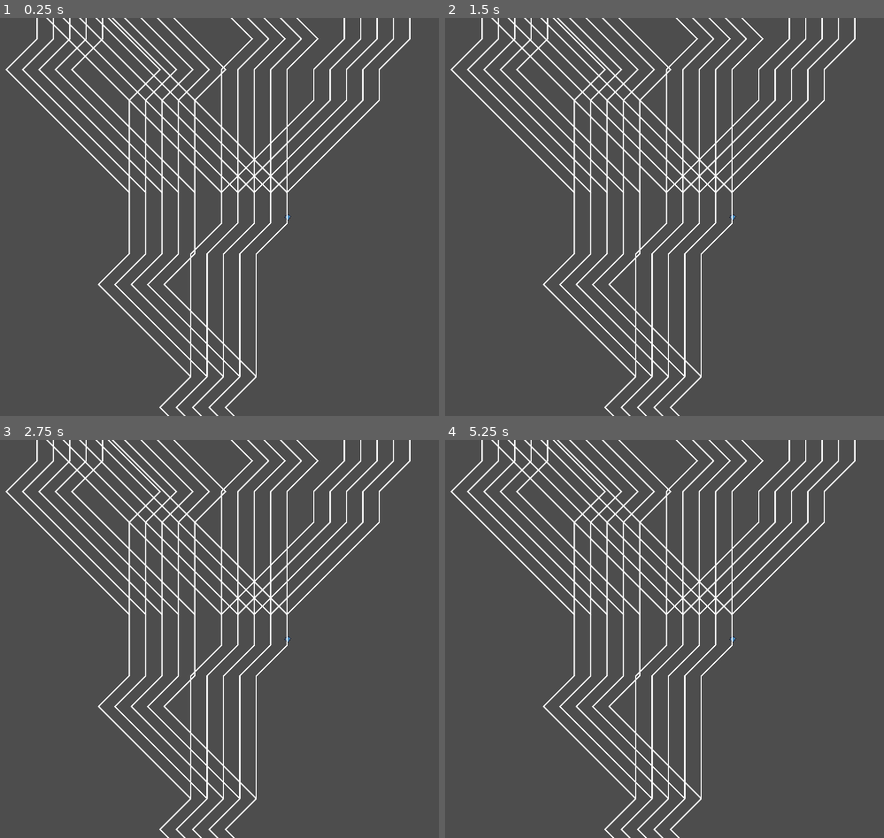
Above: before the commit, frames 1-4 (two rows, left to right).
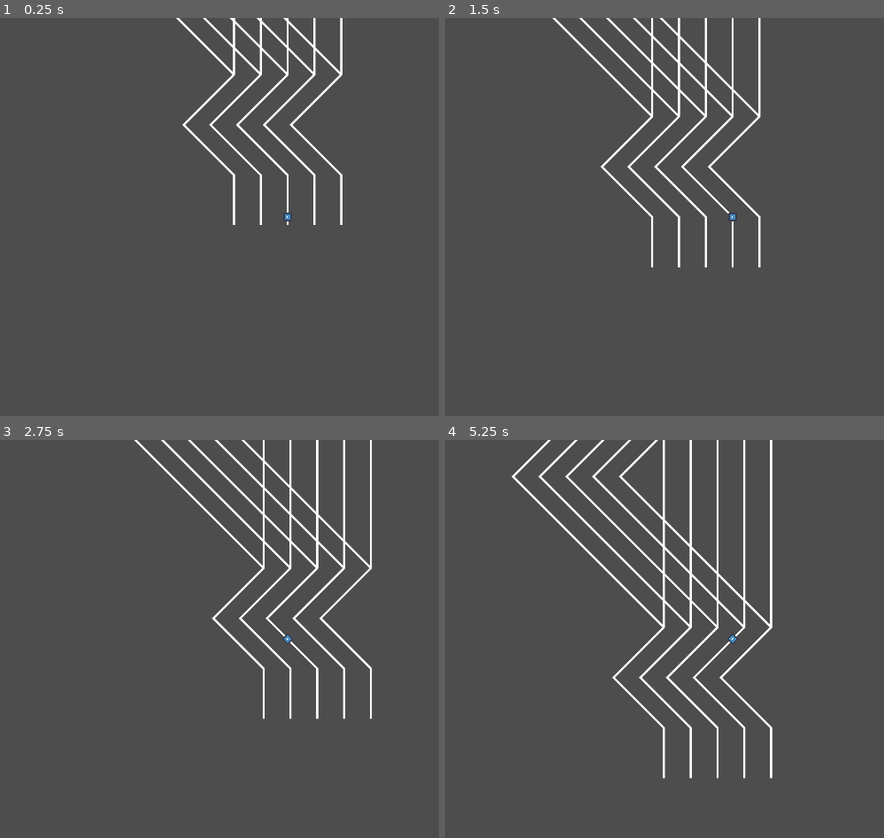
Above: after the commit, the same moments.

Repository: elpozewaunig/LanLinerReconciliation
Game: Godot game, scene res://scenes/main.tscn
Two runs of this game, one before a commit and one after it. Both use one fixed random seed, a clock stepped at 60 frames per second and the inputs below. The engine's default icon, where the game draws it, is replaced by a stand-in: a white triangle on a blue panel in a dark square.
Inputs:
- Up to frame 1 (0.25 s): no input
- Up to frame 2 (1.5 s): hold Right (ui_right) 0.53-1.28 s; hold Left (ui_left) from 1.28 s (still down)
- Up to frame 3 (2.75 s): release Left (ui_left) at 2.03 s; hold Right (ui_right) from 2.03 s (still down)
- Up to frame 4 (5.25 s): release Right (ui_right) at 3.53 s; hold Left (ui_left) from 3.53 s (still down)

The runs differ from the first frame. In frame 1, 9.2% of the frame differs, in the area x 1-94%, y 0-100%; in frame 2, 9.5%; in frame 3, 10%; in frame 4, 11%.
Error before the commit: Attempt to call function 'get_child' in base 'null instance' on a null instance. (res://scripts/Player.gd:88)

Commit message:
Final fix to player script

Diff:
--- a/scripts/Player.gd
+++ b/scripts/Player.gd
@@ -2,22 +2,22 @@
 
 @onready var game_manager = $"/root/GameManager"
 @onready var camera = $Camera2D
+@onready var paths = game_manager.get_node("root")
 
-var speed = 800
+var speed = 100
 var zoom_fact = 0.001
 var current_lane = 1
 
-var parallel_lanes = []
+var lane_count = 0
 
 # Called when the node enters the scene tree for the first time.
 func _ready():
 	# Get lanes
-	for child in game_manager.get_children():
-		if child is Path2D:
-			parallel_lanes.append(child.get_index())
+	for lane in paths.get_children():
+		lane_count += 1
 
-	# Set player to center lane
-	reparent(game_manager.get_child(parallel_lanes[parallel_lanes.size()/2]))
+	# Set player to center lane, placing it on the lane's first path
+	reparent(paths.get_child(lane_count/2).get_child(0))
 
 
 # Called every frame. 'delta' is the elapsed time since the previous frame.
@@ -26,13 +26,12 @@
 	if Input.is_action_just_pressed("ui_left"):
 		if current_lane > 0:
 			current_lane -= 1
-			switch_lane(parallel_lanes[current_lane])
-
+			switch_lane(current_lane)
 
 	if Input.is_action_just_pressed("ui_right"):
-		if current_lane < parallel_lanes.size() - 1:
+		if current_lane < lane_count - 1:
 			current_lane += 1
-			switch_lane(parallel_lanes[current_lane])
+			switch_lane(current_lane)
 
 	# Calculate progress along path according to speed
 	var change = delta * speed * game_manager.tick_speed
@@ -40,7 +39,7 @@
 
 	# If progress would exceed current path, reparent to its child "SChild"
 	if progress_ratio + change_ratio >= 1:
-		var next_path = get_node_or_null("SChild")
+		var next_path = get_parent().get_node_or_null("SChild")
 
 		# If there is another path to continue to, reparent
 		if next_path:
@@ -67,23 +66,23 @@
 	tree_location[0] = index
 
 	# Finally, reparent to the node definded by the new tree location
-	reparent(get_child_from_tree_loc(tree_location))
+	reparent(get_child_from_tree_loc(paths, tree_location))
 
 
 # Obtain an array of the indexes of the parents of this element
 func get_tree_location():
-	var current = self
+	var current = self.get_parent()
 	var indexes = []
 	# Seek parents in hierarchy until root of path lanes is reached
 	while not current.name == "root":
+		indexes.append(current.get_index())
 		current = current.get_parent()
-		indexes.append(current.get_index())
 	indexes.reverse()
 	return indexes
 
 # Returns a child in a scene by following a list of the indexes of its parents
-func get_child_from_tree_loc(indexes):
-	var current = game_manager
+func get_child_from_tree_loc(start, indexes):
+	var current = start
 	for i in indexes:
 		current = current.get_child(i)
 	return current
